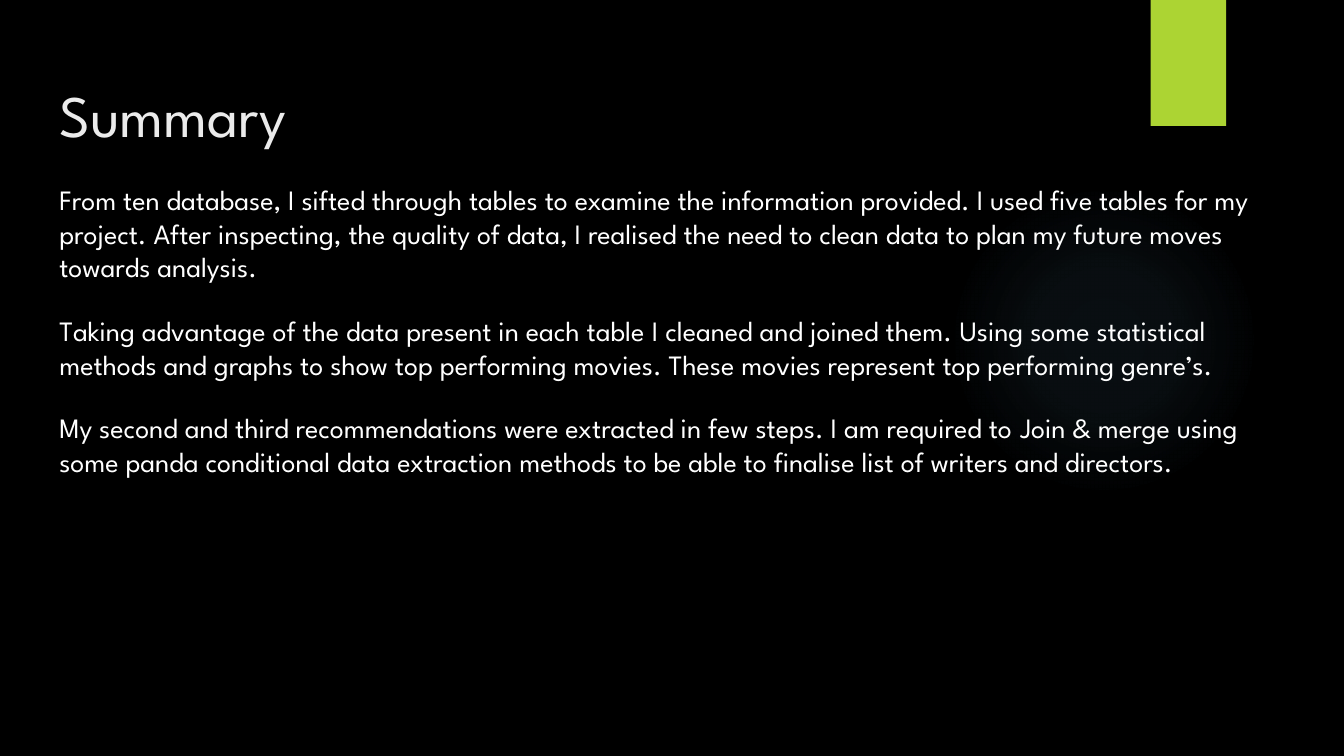
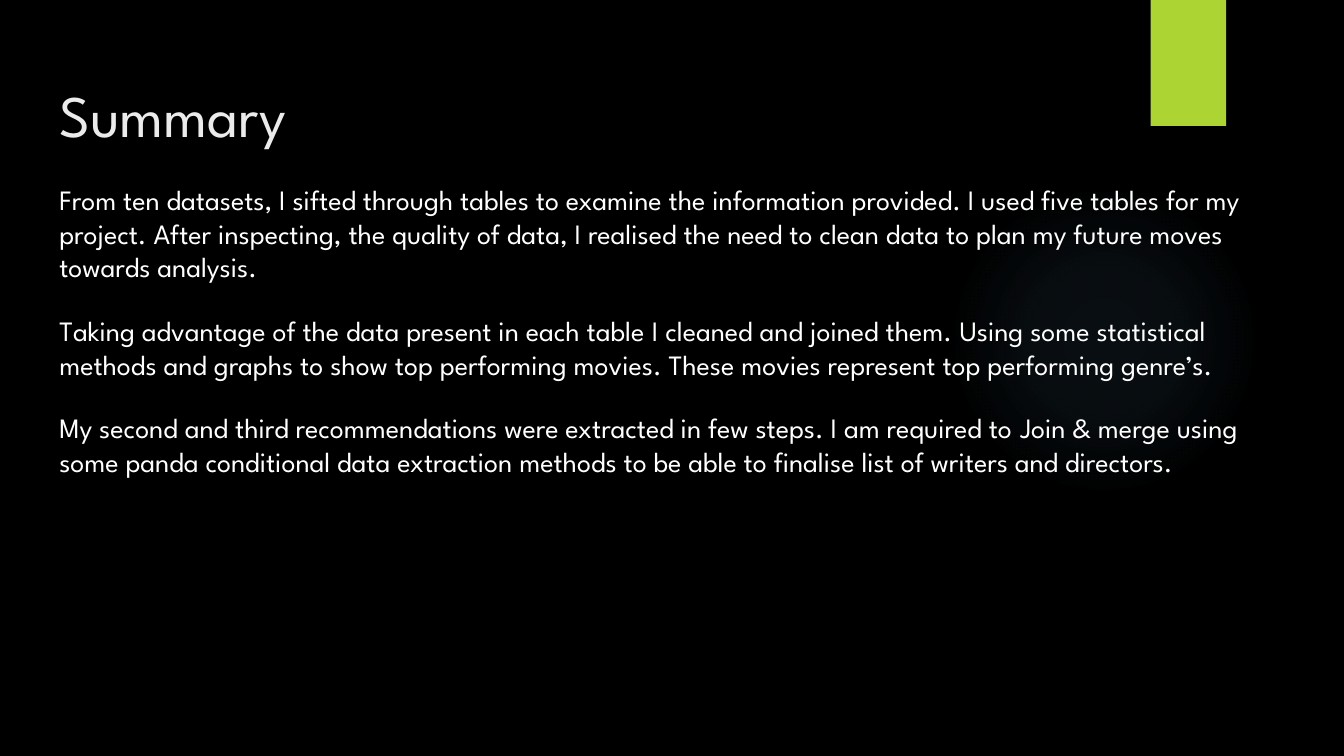
Before and after one commit to Shrwad/dsc-project-template, a slide deck: slide 3 of Submit/Movie genre.pptx (slide 2 before the commit). Drawn at 1344x756 pixels with LibreOffice and Linux fonts; fonts in the diff are those of the drawing; background and template pictures are left out. Boxes give left, top, right and bottom in pixels: in the first picture for what was removed or moved away, otherwise in the second. Text is boxed around its words. In the diff, an @@ line names an element or a change of style, - is before the commit and + after.

Commit message:
added zoom presentation

```diff
--- a/Submit/Movie genre.pptx
+++ b/Submit/Movie genre.pptx
@@ text at box(59, 190, 1240, 283): text changed @@
-From ten database, I sifted through tables to examine the information provided. I used five tables for my project. After inspecting, the quality of data, I realised the need to clean data to plan my future moves towards analysis.
+From ten datasets, I sifted through tables to examine the information provided. I used five tables for my project. After inspecting, the quality of data, I realised the need to clean data to plan my future moves towards analysis.
```
Also in this commit, not shown: 1 other file.
